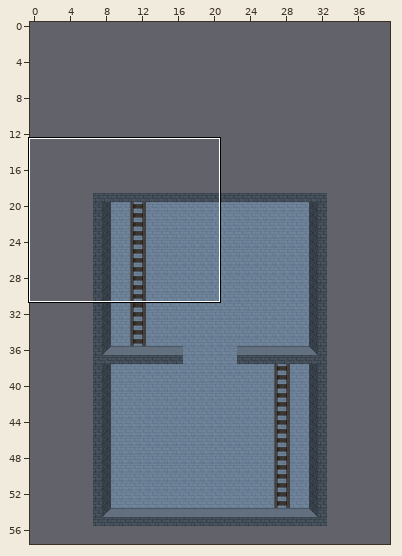
Tiled map (JSON): assets/map/torre_1.json. Above, an overview of the earlier version with the close-up marked.
Close-up. Before:
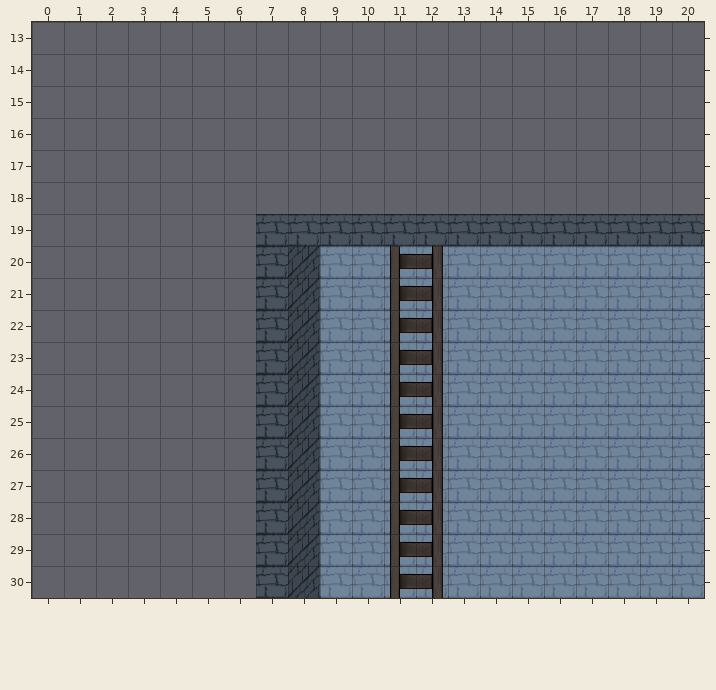
Cells are 32x32 px. Shown: x 0..20, y 13..30. The commit also changed other parts of the map, which this record leaves out.
Now the later version:
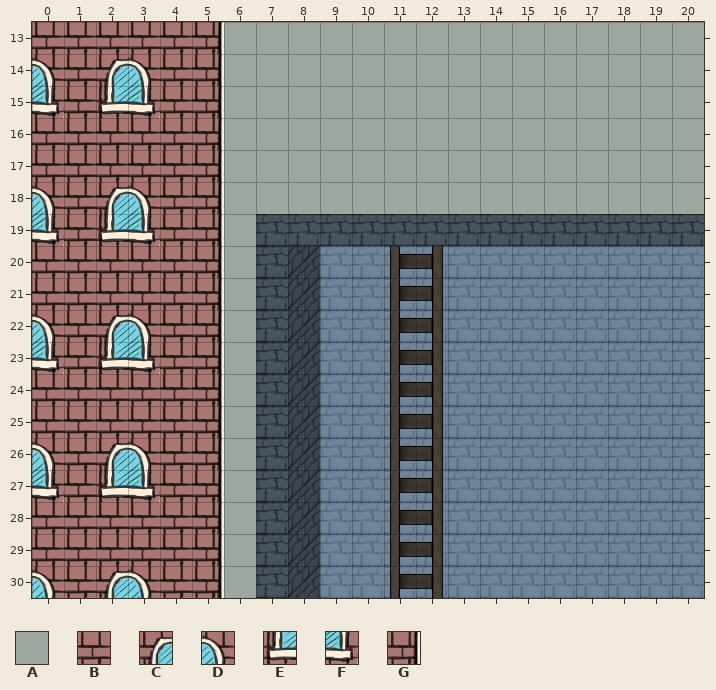
Key: from "torre1": A 22, B 29, C 30, D 31, E 43, F 44, G 49.
_ is an empty cell, . an unchanged one.
Changes in this commit:
--- layer "background"
@@ x 0..20 @@
-13 _____________________
-14 _____________________
-15 _____________________
-16 _____________________
-17 _____________________
-18 _____________________
-19 _______..............
-20 _______..............
-21 _______..............
-22 _______..............
-23 _______..............
-24 _______..............
-25 _______..............
-26 _______..............
-27 _______..............
-28 _______..............
-29 _______..............
-30 _______..............
+13 BBBBBGAAAAAAAAAAAAAAA
+14 DBCDBGAAAAAAAAAAAAAAA
+15 FBEFBGAAAAAAAAAAAAAAA
+16 BBBBBGAAAAAAAAAAAAAAA
+17 BBBBBGAAAAAAAAAAAAAAA
+18 DBCDBGAAAAAAAAAAAAAAA
+19 FBEFBGA..............
+20 BBBBBGA..............
+21 BBBBBGA..............
+22 DBCDBGA..............
+23 FBEFBGA..............
+24 BBBBBGA..............
+25 BBBBBGA..............
+26 DBCDBGA..............
+27 FBEFBGA..............
+28 BBBBBGA..............
+29 BBBBBGA..............
+30 DBCDBGA..............
Boxes around the changes in both close-ups, in picture pixels (x1, y1, x2, y2):
added: (32, 22, 704, 598)
